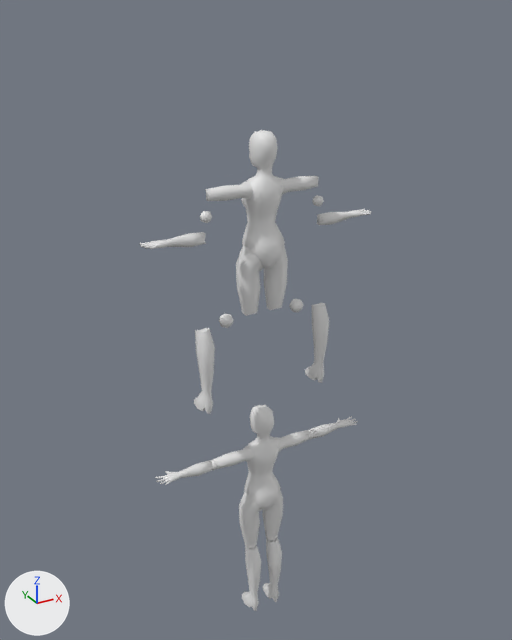
What one commit did to the FBX model 6 Month Project/Assets/_Project/Art/Models/Characters/MainCharacter_ToTexture.fbx.
Both versions are drawn from a 50 mm lens placed at (-2.33, -4.12, 4.77), pointed at (0.27, 0.61, 2.4). Lighting does not change. The marker at lower left points along +X, +Y and +Z.

Objects in the first picture: 'Base', 'Base.001'.
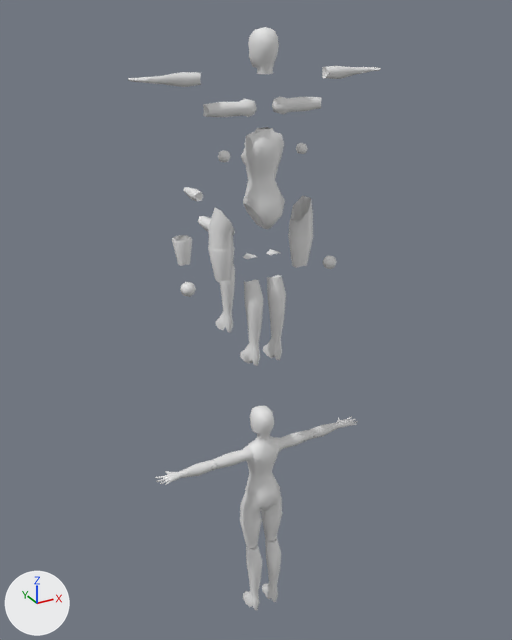
What differs and where, as boxes (x1, y1, x2, y2) in the pictures (512 x 640 px; the box of a moved part takes in the faces that stretch with it):
'Base', reshaped, moved (13% narrower, 28% shorter): before (139, 130, 372, 414); after (155, 405, 358, 610)
'Base.001', reshaped, moved (25% wider, 45% taller): before (155, 405, 358, 611); after (128, 66, 381, 366)
'Base.002', added: after (208, 27, 314, 282)
'Base.004', added: after (216, 264, 235, 332)
'Base.003', added: after (172, 235, 192, 266)
'Base.005', added: after (184, 187, 211, 231)
part 1 of me_circle_001, moved or reshaped: before (245, 543, 257, 549); after (180, 282, 196, 297)
part 2 of me_circle_001, moved or reshaped: before (155, 460, 212, 485); after (128, 72, 201, 87)
part 3 of me_circle_001, moved or reshaped: before (211, 460, 218, 470); after (218, 150, 231, 162)
part 4 of me_circle_001, moved or reshaped: before (266, 535, 278, 541); after (323, 255, 337, 269)
part 5 of me_circle_001, moved or reshaped: before (310, 416, 358, 439); after (322, 66, 381, 79)
part 6 of me_circle_001, moved or reshaped: before (308, 430, 314, 440); after (296, 143, 308, 154)
part 7 of me_circle_001, moved or reshaped: before (239, 405, 283, 611); after (203, 96, 321, 366)
part 8 of me_circle_005, moved or reshaped: before (194, 328, 215, 414); after (243, 545, 262, 610)
part 9 of me_circle_005, moved or reshaped: before (219, 313, 234, 328); after (245, 542, 258, 549)
part 10 of me_circle_005, moved or reshaped: before (139, 232, 206, 249); after (155, 460, 212, 485)
part 11 of me_circle_005, moved or reshaped: before (200, 211, 212, 223); after (211, 460, 218, 470)
part 12 of me_circle_005, moved or reshaped: before (305, 303, 330, 383); after (262, 538, 281, 602)
part 13 of me_circle_005, moved or reshaped: before (289, 299, 304, 312); after (265, 535, 277, 541)
part 14 of me_circle_005, moved or reshaped: before (317, 209, 372, 225); after (310, 416, 358, 439)
part 15 of me_circle_005, moved or reshaped: before (312, 195, 324, 206); after (308, 430, 314, 440)
part 16 of me_circle_005, moved or reshaped: before (236, 177, 288, 316); after (240, 441, 282, 545)

The change, as a list of edits to the scene's bpy script:
```text
Change me_circle_005:
    remove me_circle_005.from_pydata(...)  # 736 vertices, 750 faces; spans x -0.9..0.9, y -0.1..0.16, z -0.01..1.95
    add me_circle_005.from_pydata(...)  # 748 vertices, 762 faces; spans x -0.9..0.9, y -0.1..0.16, z -0.01..1.95
    me_circle_005 part 8: the loose piece of 48 vertices spanning x -0.54..-0.42, y -0.09..0.15, z -0.01..0.64 is moved by (0.39, 0.0, 0.0)
    me_circle_005 part 9: the loose piece of 18 vertices spanning x -0.34..-0.25, y -0.03..0.08, z 0.61..0.7 is moved by (0.2, 0.0, 0.0)
    me_circle_005 part 10: the loose piece of 142 vertices spanning x -0.9..-0.45, y -0.07..0.11, z 1.25..1.33 is moved by (0.0, 0.0, 0.28)
    me_circle_005 part 11: the loose piece of 18 vertices spanning x -0.47..-0.4, y -0.04..0.04, z 1.4..1.47 is moved by (0.0, 0.0, 0.14)
    me_circle_005 part 12: the loose piece of 48 vertices spanning x 0.42..0.54, y -0.09..0.15, z -0.01..0.64 is moved by (-0.39, 0.0, 0.0)
    me_circle_005 part 13: the loose piece of 18 vertices spanning x 0.25..0.34, y -0.03..0.08, z 0.61..0.7 is moved by (-0.2, 0.0, 0.0)
    me_circle_005 part 14: the loose piece of 142 vertices spanning x 0.45..0.9, y -0.07..0.11, z 1.25..1.33 is moved by (0.0, 0.0, 0.28)
    me_circle_005 part 15: the loose piece of 18 vertices spanning x 0.4..0.47, y -0.04..0.04, z 1.4..1.47 is moved by (0.0, 0.0, 0.14)
    me_circle_005 part 16: 42 vertices moved from x -0.18..0.18, y -0.09..0.13, z 0.68..1.57 to x -0.17..0.17, y -0.08..0.12, z 0.68..1.57; 18 vertices removed from x -0.18..0.18, y 0.0..0.12, z 0.67..1.24; 30 vertices added at x -0.18..0.18, y -0.02..0.12, z 0.67..1.24
Change me_circle_001:
    remove me_circle_001.from_pydata(...)  # 736 vertices, 750 faces; spans x -0.9..0.9, y -0.1..0.16, z -0.01..1.95
    add me_circle_001.from_pydata(...)  # 644 vertices, 644 faces; spans x -0.9..0.9, y -0.1..0.16, z -0.01..2.04
    me_circle_001 part 1: the loose piece of 18 vertices spanning x -0.15..-0.06, y -0.03..0.08, z 0.61..0.7 is moved by (-0.47, 0.0, 0.0)
    me_circle_001 part 2: the loose piece of 142 vertices spanning x -0.9..-0.45, y -0.07..0.11, z 1.53..1.61 is moved by (0.0, 0.0, 0.43)
    me_circle_001 part 3: the loose piece of 18 vertices spanning x -0.47..-0.4, y -0.04..0.04, z 1.54..1.61 is moved by (0.14, 0.01, -0.06)
    me_circle_001 part 4: the loose piece of 18 vertices spanning x 0.06..0.15, y -0.03..0.08, z 0.61..0.7 is moved by (0.47, 0.0, 0.0)
    me_circle_001 part 5: the loose piece of 142 vertices spanning x 0.45..0.9, y -0.07..0.11, z 1.53..1.61 is moved by (0.0, 0.0, 0.43)
    me_circle_001 part 6: the loose piece of 18 vertices spanning x 0.4..0.47, y -0.04..0.04, z 1.54..1.61 is moved by (-0.14, 0.01, -0.06)
    me_circle_001 part 7: 12 vertices moved within x -0.13..0.13, y -0.05..0.11, z -0.01..1.18; 216 vertices removed from x -0.18..0.18, y -0.09..0.15, z -0.01..1.95; 186 vertices added at x -0.43..0.43, y -0.09..0.15, z -0.01..1.86
Change ob_base:
    ob_base.location: (0.0, 0.0, 2.086) -> (0.0, 0.0, 0.0)
Change ob_base_001:
    ob_base_001.location: (0.0, 0.0, 0.0) -> (0.0, 0.0, 2.379)
Add ob_base_003:
    ob_base_003 = bpy.data.objects.new('Base.003', me_circle_010)  # 18 vertices, 12 faces; spans x -0.08..0.076, y -0.089..0.09, z -0.137..0.111; in mat_material (white #e7e7e7)
    ob_base_003.location = (0.0, 1.465, 2.808)
Add ob_base_005:
    ob_base_005 = bpy.data.objects.new('Base.005', me_circle_001_1)  # 49 vertices, 43 faces; spans x -0.062..0.062, y -0.296..0.353, z -0.124..0.158; in mat_material (white #e7e7e7)
    ob_base_005.location = (0.0, 0.981, 3.252)
Add ob_base_002:
    ob_base_002 = bpy.data.objects.new('Base.002', me_circle_003)  # 134 vertices, 118 faces; spans x -0.4..0.4, y -0.09..0.14, z 0.67..2.28; in mat_material (white #e7e7e7)
    ob_base_002.location = (0.0, 0.0, 2.379)
Add ob_base_004:
    ob_base_004 = bpy.data.objects.new('Base.004', me_circle_007)  # 48 vertices, 42 faces; spans x -0.058..0.06, y -0.079..0.155, z -0.324..0.318; in mat_material (white #e7e7e7)
    ob_base_004.location = (0.0, 0.61, 2.696)
```
